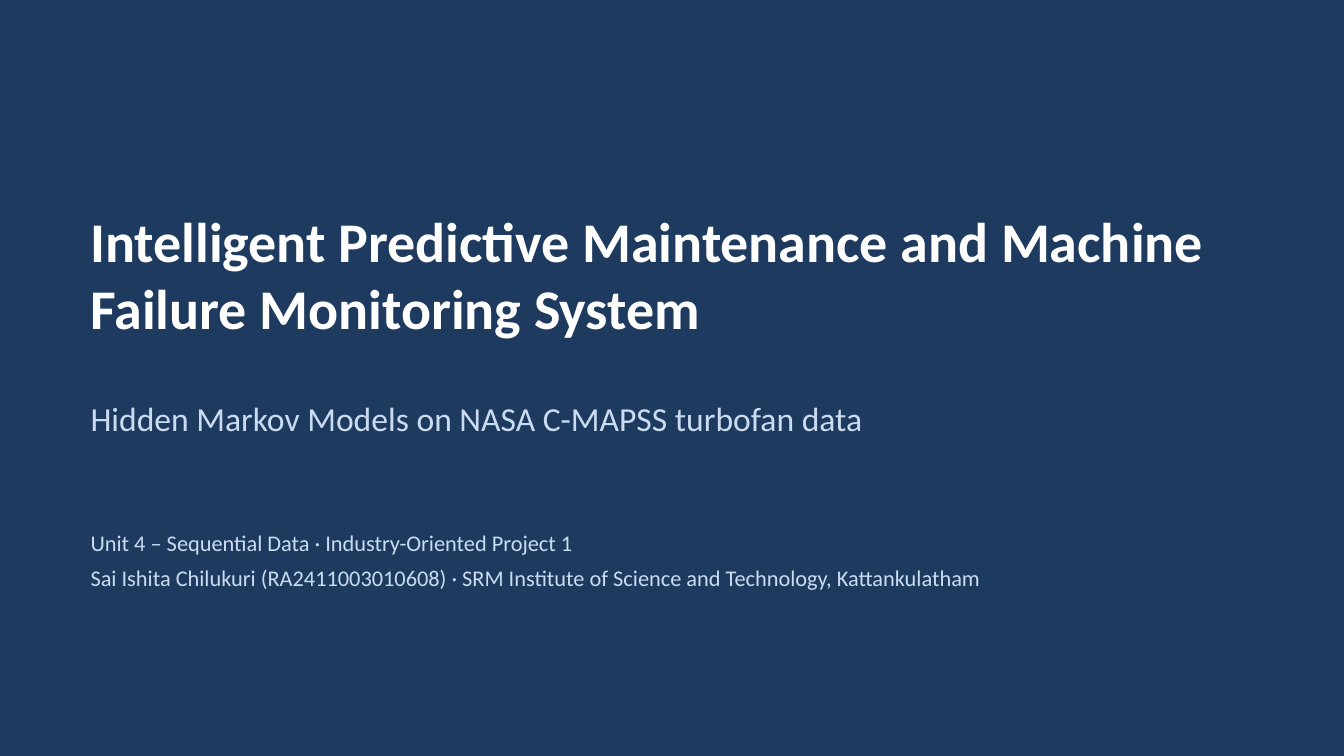
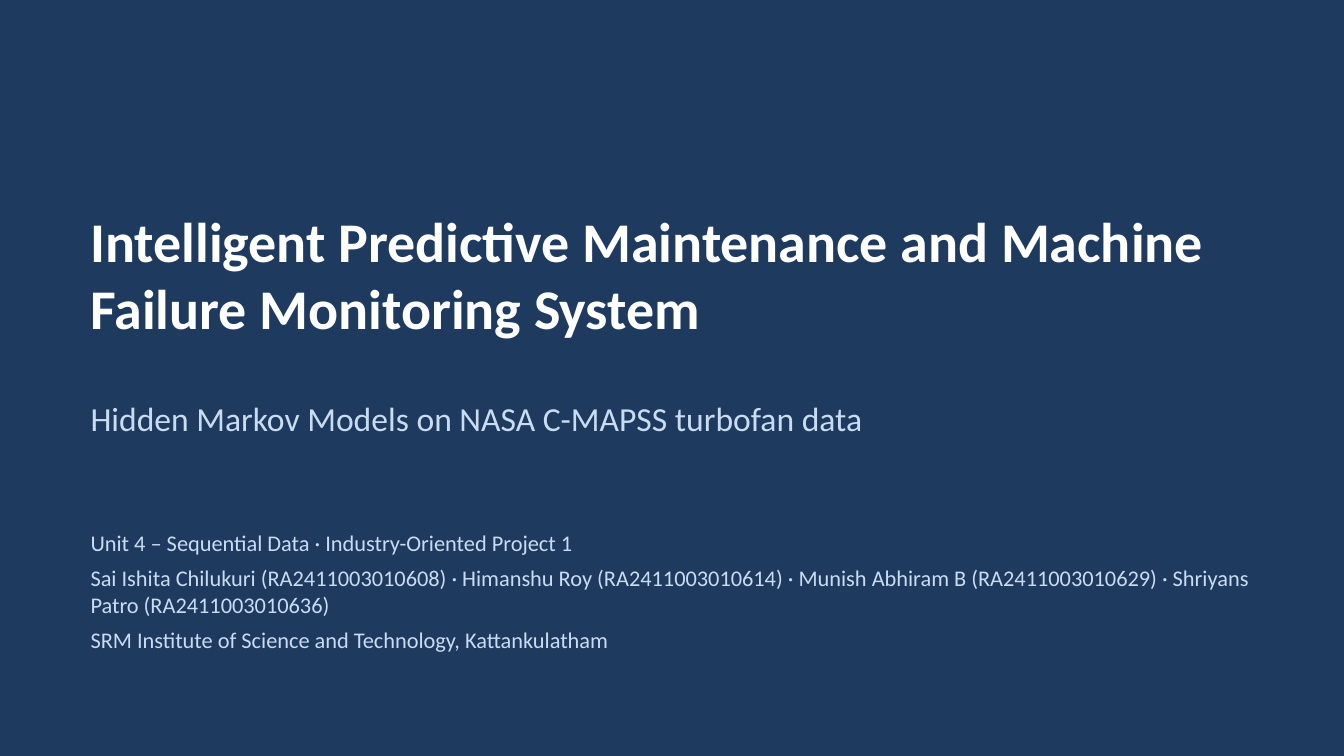
Before and after one commit to Ishita09-prog/predictive-maintenance-hmm, a slide deck: slide 1 of reports/Presentation.pptx. Drawn at 1344x756 pixels with LibreOffice and Linux fonts; fonts in the diff are those of the drawing. Boxes give left, top, right and bottom in pixels: in the first picture for what was removed or moved away, otherwise in the second. Text is boxed around its words. In the diff, an @@ line names an element or a change of style, - is before the commit and + after.

```diff
--- a/reports/Presentation.pptx
+++ b/reports/Presentation.pptx
@@ text at box(91, 570, 1249, 652): text changed @@
-Sai Ishita Chilukuri (RA2411003010608) · SRM Institute of Science and Technology, Kattankulatham
+Sai Ishita Chilukuri (RA2411003010608) · Himanshu Roy (RA2411003010614) · Munish Abhiram B (RA2411003010629) · Shriyans Patro (RA2411003010636)
+SRM Institute of Science and Technology, Kattankulatham
```
Also in this commit, not shown: 3 other files.
